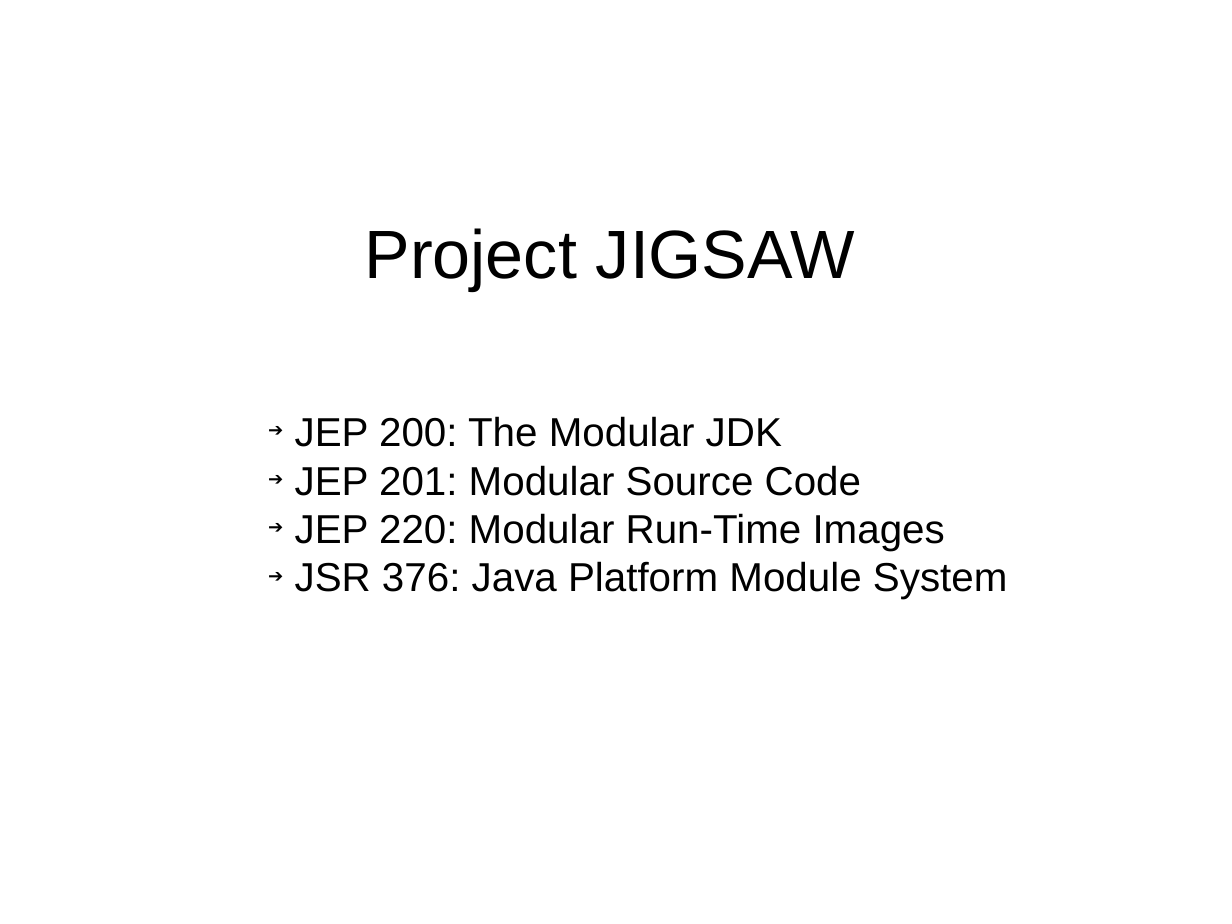
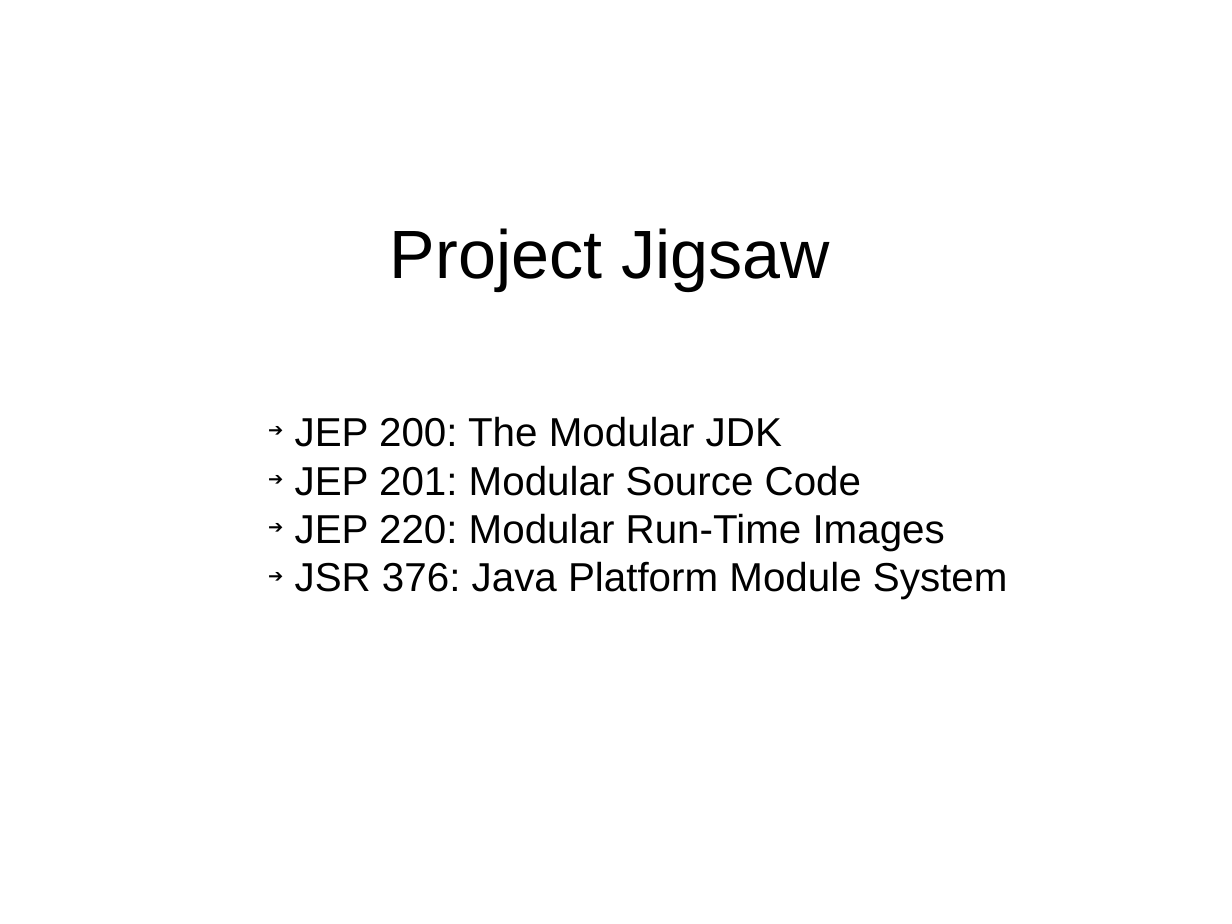
Before and after one commit to bobpaulin/whats-my-modularity, a slide deck: slide 23 of presentation/WhatsMyModularity.odp. Drawn at 1232x924 pixels with LibreOffice and Linux fonts; fonts in the diff are those of the drawing. Boxes give left, top, right and bottom in pixels: in the first picture for what was removed or moved away, otherwise in the second. Text is boxed around its words. In the diff, an @@ line names an element or a change of style, - is before the commit and + after.

```diff
--- a/presentation/WhatsMyModularity.odp
+++ b/presentation/WhatsMyModularity.odp
@@ title at (x1=390, y1=228, x2=830, y2=290): text changed @@
-Project JIGSAW
+Project Jigsaw
```
Also in this commit, not shown: 9 other slides changed, 8 slides added, 1 slide removed.
